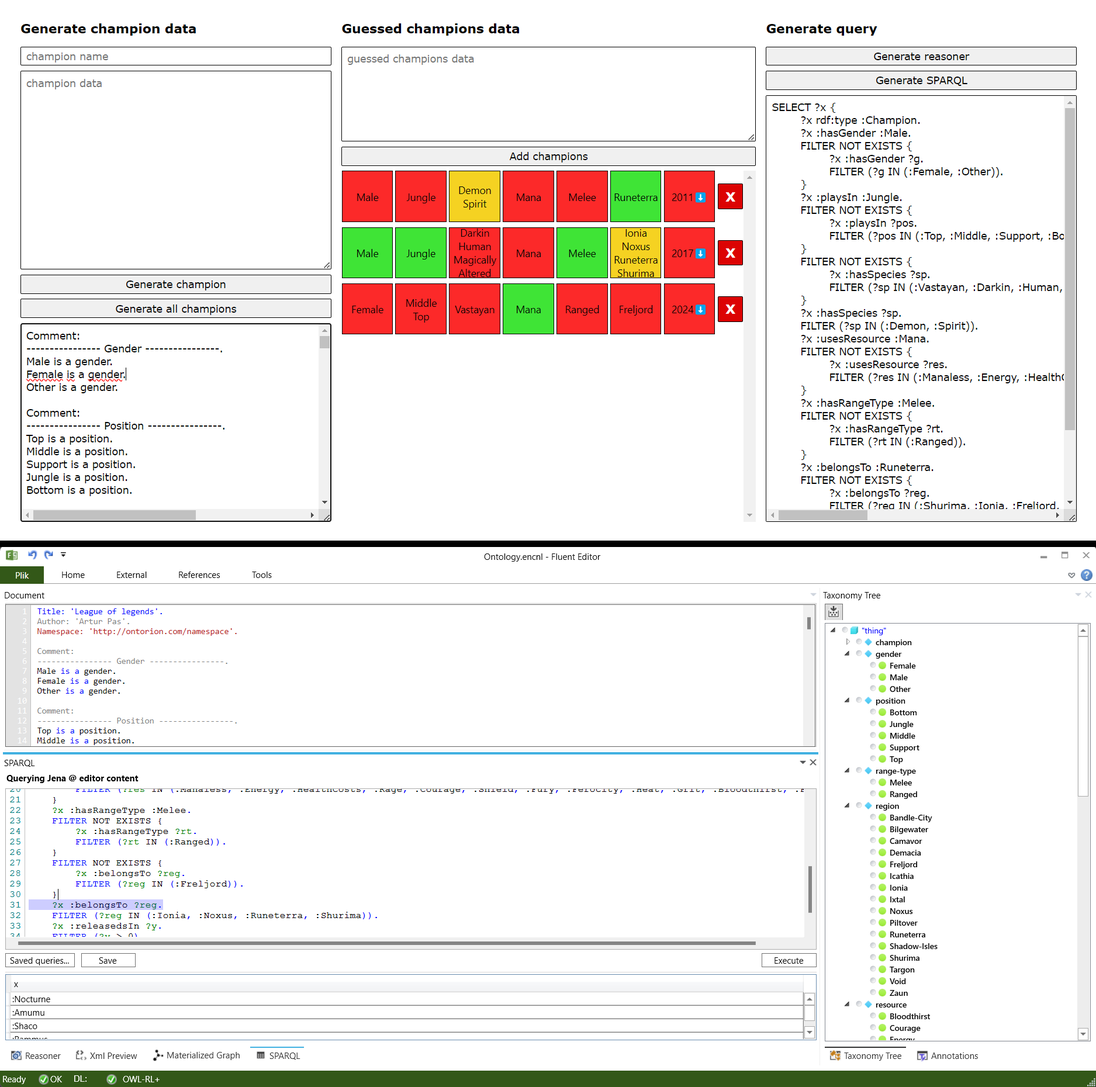
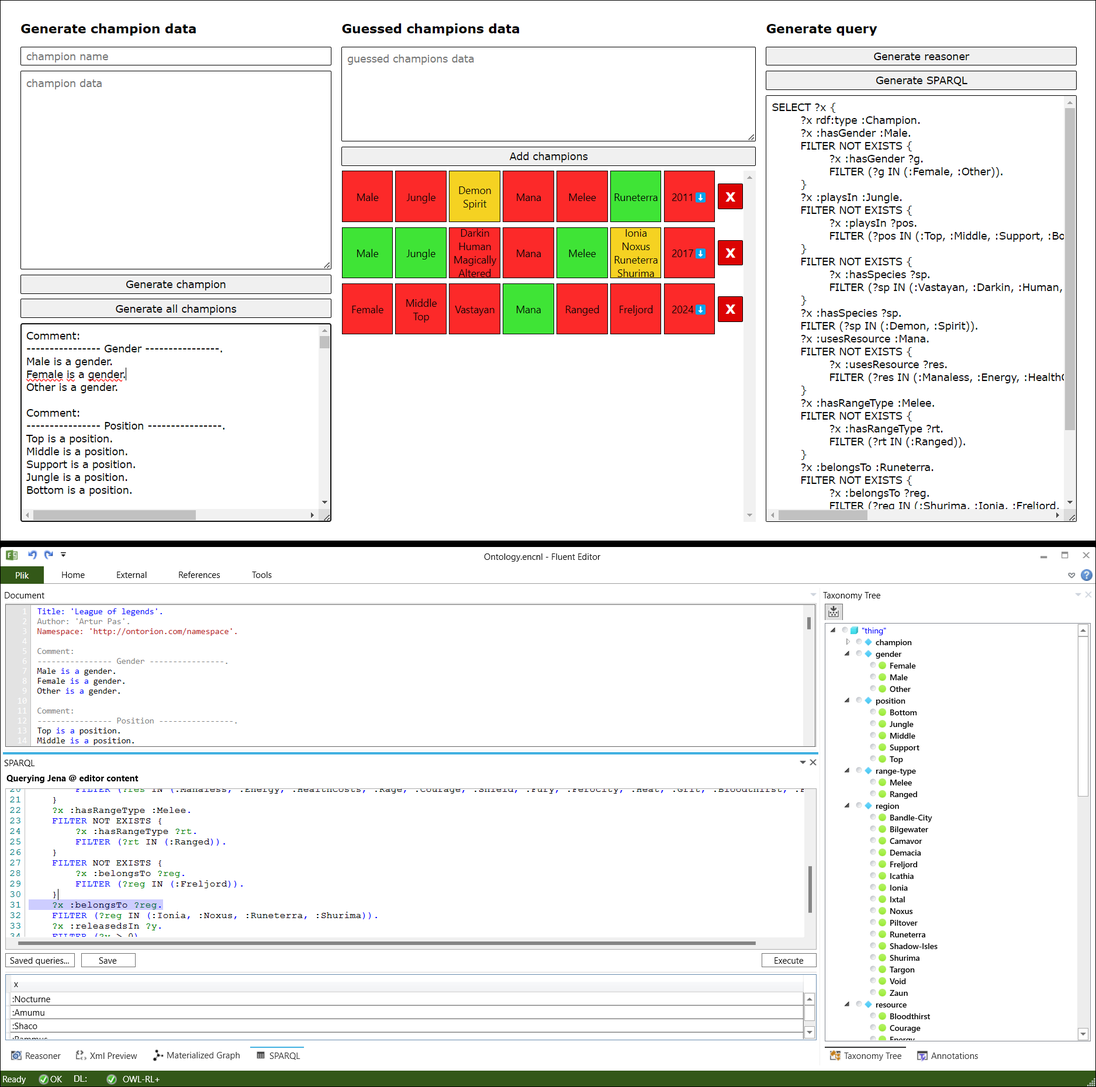
Layer changes from the first 1096 × 1087 image to the second:
painted on "background" over [0, 0, 1096, 1087]
